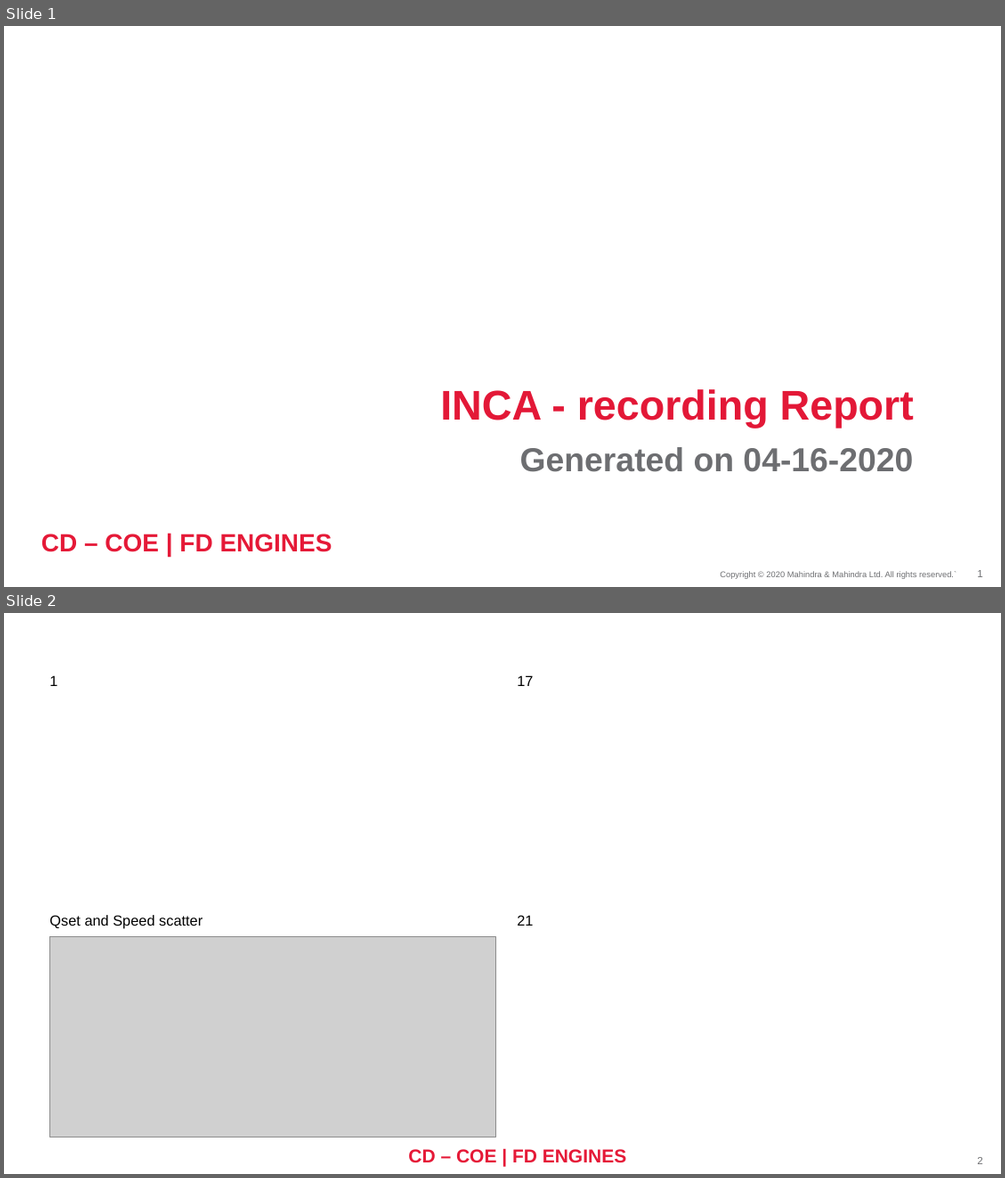
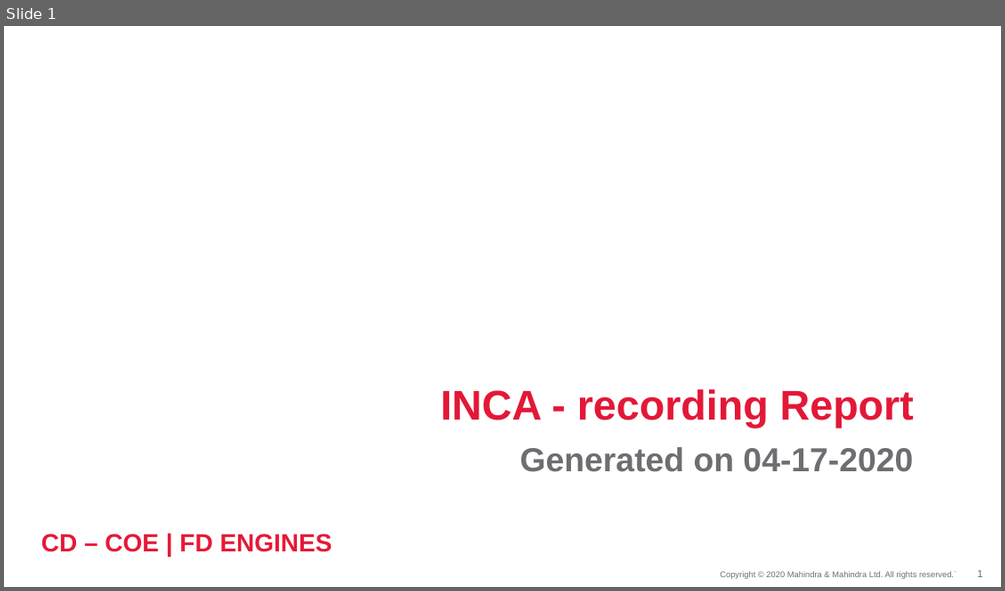
Before and after one commit to shankyholmes/auto-report-generator, a slide deck: test.pptx. Shown one above the other, each under a label of ours: slides 1 and 2 before the commit, slide 1 after it. The pictures are 1005x1178 and 1005x591 pixels, drawn with LibreOffice and Linux fonts; fonts in the diff are those of the drawing; grey boxes stand for pictures; background and template pictures are left out. Boxes give left, top, right and bottom in pixels: in the first picture for what was removed or moved away, otherwise in the second. Text is boxed around its words. In the diff, an @@ line names an element or a change of style, - is before the commit and + after.

```diff
--- a/test.pptx
+++ b/test.pptx
@@ slide 2 removed at box(4, 613, 1001, 1174), background #FFFFFF; not listed: 1 template element that a slide beside it also shows @@
@@ text removed at box(49, 675, 57, 686) @@
-1
@@ text removed at box(517, 675, 533, 686) @@
-17
@@ text removed at box(49, 700, 496, 900) @@
-▪ 22
@@ text removed at box(517, 700, 963, 900) @@
-▪ 23
@@ text removed at box(49, 915, 202, 929) @@
-Qset and Speed scatter
@@ text removed at box(517, 915, 533, 925) @@
-21
@@ picture removed at box(49, 937, 496, 1136) @@
@@ text removed at box(517, 937, 963, 1136) @@
-▪ 25
@@ text removed at box(408, 1149, 626, 1163) @@
-CD – COE | FD ENGINES
@@ slide 1 changed as well @@
@@ subtitle at box(520, 447, 913, 472): text changed @@
-Generated on 04-16-2020
+Generated on 04-17-2020
```
Also in this commit, not shown: 1 slide added, 1 other slide removed, 7 other files.
